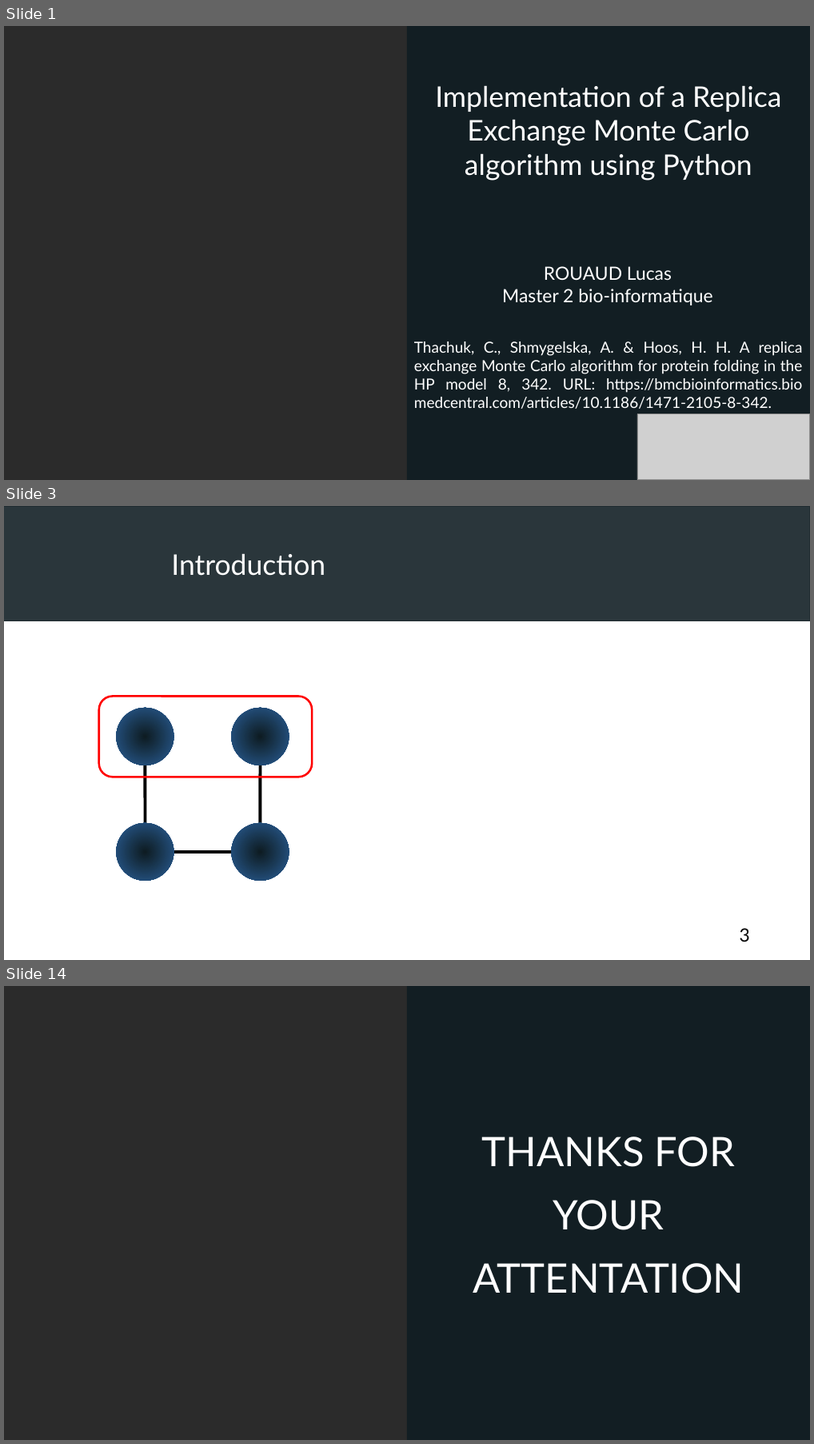
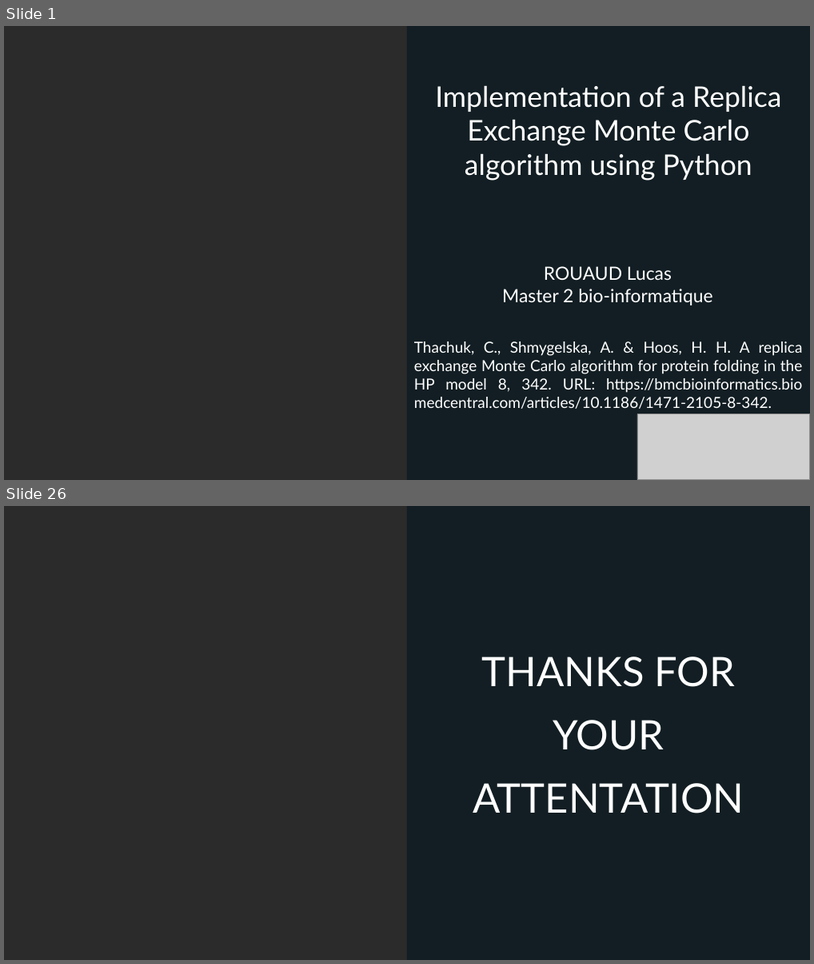
Before and after one commit to FilouPlains/PROJECT_PY_MONTE_CARLO, a slide deck: doc/presentation/ROUAUD_presentation.odp. Shown one above the other, each under a label of ours: slides 1, 3 and 14 before the commit, slides 1 and 26 after it; the slides between them are not shown. The pictures are 814x1444 and 814x964 pixels, drawn with LibreOffice and Linux fonts; fonts in the diff are those of the drawing; grey boxes stand for pictures; background and template pictures are left out; a plain dark background stands for a picture behind light text. Boxes give left, top, right and bottom in pixels: in the first picture for what was removed or moved away, otherwise in the second. Text is boxed around its words. In the diff, an @@ line names an element or a change of style, - is before the commit and + after.

```diff
--- a/doc/presentation/ROUAUD_presentation.odp
+++ b/doc/presentation/ROUAUD_presentation.odp
@@ slide 3 removed at box(4, 506, 810, 960), background #FFFFFF @@
@@ picture removed at box(4, 506, 810, 621) @@
@@ rectangle removed at box(4, 506, 810, 621) @@
@@ text removed at box(171, 554, 326, 576) @@
-Introduction
@@ rounded rectangle removed at box(99, 696, 312, 776) @@
@@ ellipse removed at box(117, 708, 174, 766) @@
@@ ellipse removed at box(231, 708, 290, 766) @@
@@ line removed from (146, 765) to (146, 823) @@
@@ line removed from (260, 823) to (260, 765) @@
@@ ellipse removed at box(117, 823, 174, 880) @@
@@ ellipse removed at box(231, 823, 290, 880) @@
@@ line removed from (174, 852) to (231, 852) @@
@@ page number removed at box(740, 928, 750, 941) @@
-3
@@ what was slide 14 is now slide 26 @@
```
Also in this commit, not shown: 8 slides changed, 16 slides added, 3 other slides removed, 1 other file.
